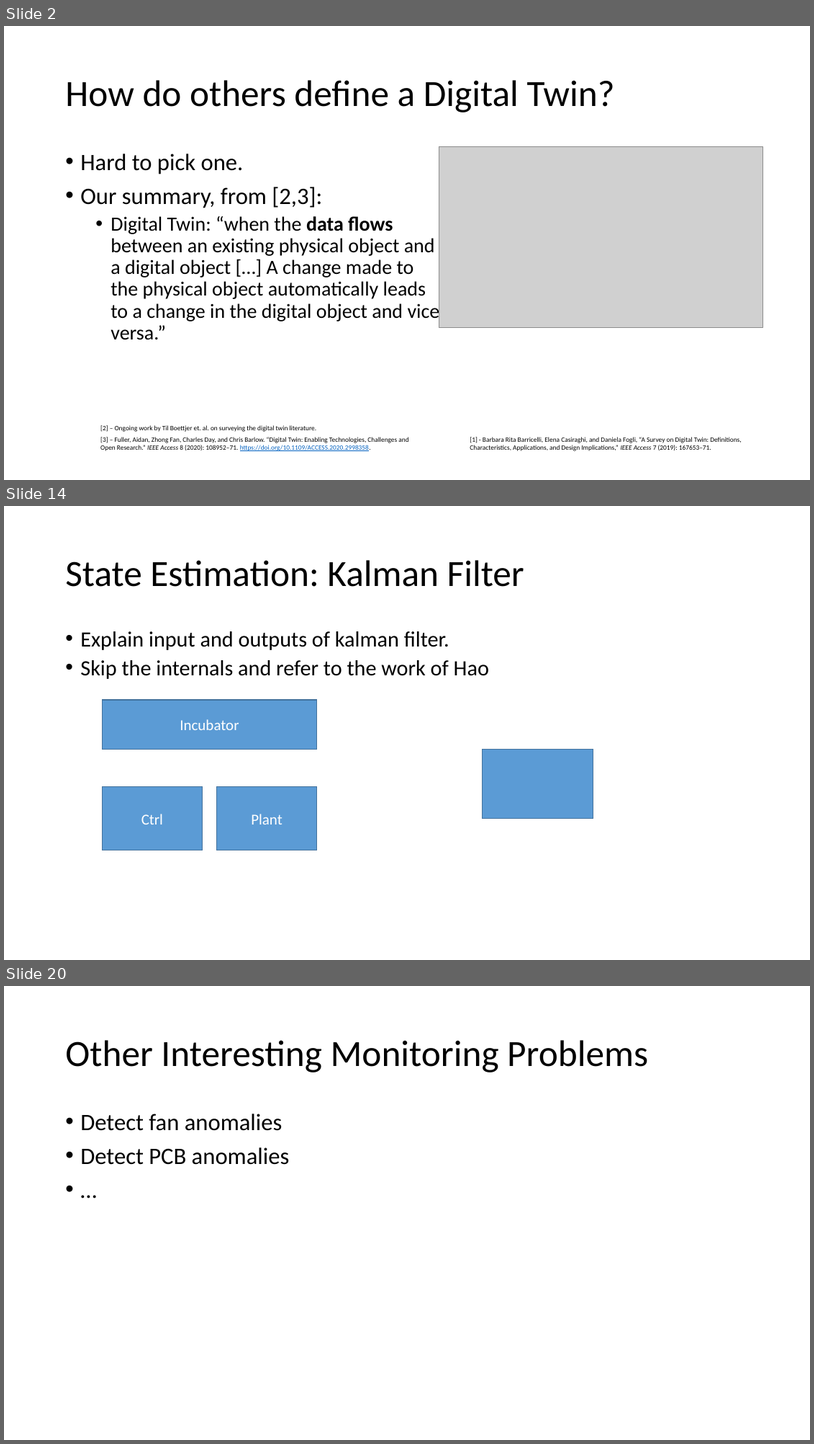
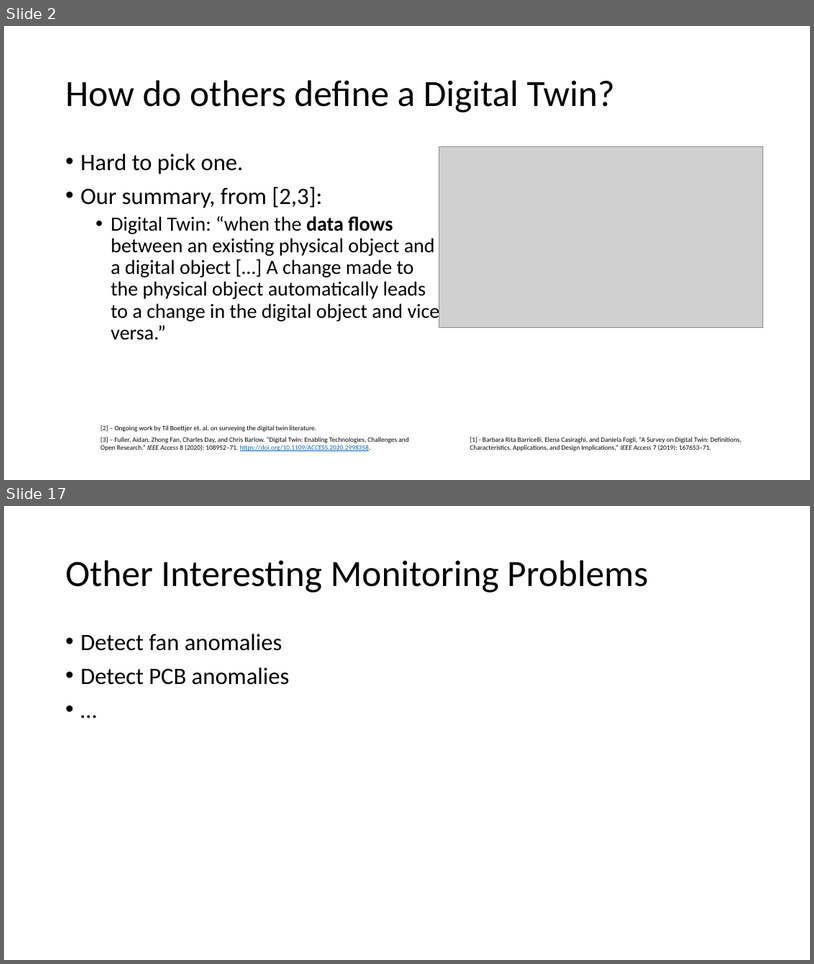
Before and after one commit to INTO-CPS-Association/example_digital-twin_incubator, a slide deck: notes/presentations/DigitLunch_17_December.pptx. Shown one above the other, each under a label of ours: slides 2, 14 and 20 before the commit, slides 2 and 17 after it; the slides between them are not shown. The pictures are 814x1444 and 814x964 pixels, drawn with LibreOffice and Linux fonts; fonts in the diff are those of the drawing; grey boxes stand for pictures. Boxes give left, top, right and bottom in pixels: in the first picture for what was removed or moved away, otherwise in the second. Text is boxed around its words. In the diff, an @@ line names an element or a change of style, - is before the commit and + after.

```diff
--- a/notes/presentations/DigitLunch_17_December.pptx
+++ b/notes/presentations/DigitLunch_17_December.pptx
@@ slide 14 removed at bbox=[4, 506, 810, 960], background #FFFFFF @@
@@ title removed at bbox=[65, 560, 525, 587] @@
-State Estimation: Kalman Filter
@@ text removed at bbox=[80, 631, 489, 679] @@
-• Explain input and outputs of kalman filter.
-• Skip the internals and refer to the work of Hao
@@ rectangle removed at bbox=[102, 700, 316, 749] @@
-Incubator
@@ rectangle removed at bbox=[483, 749, 593, 818] @@
@@ rectangle removed at bbox=[102, 787, 203, 850] @@
-Ctrl
@@ rectangle removed at bbox=[217, 787, 317, 850] @@
-Plant
@@ what was slide 20 is now slide 17 @@
```
Also in this commit, not shown: 5 slides changed, 9 slides added, 11 other slides removed, 9 other files.
